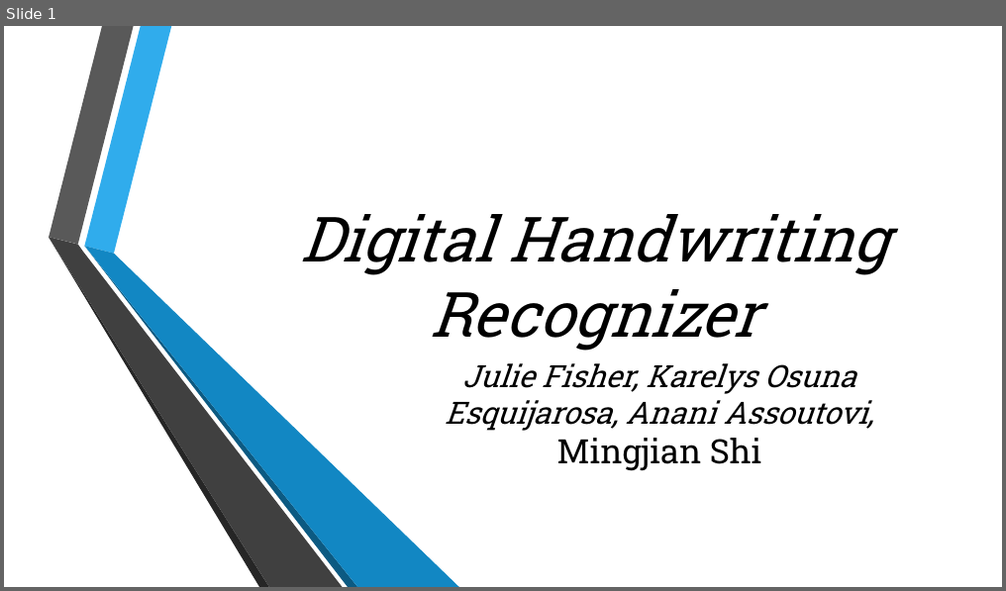
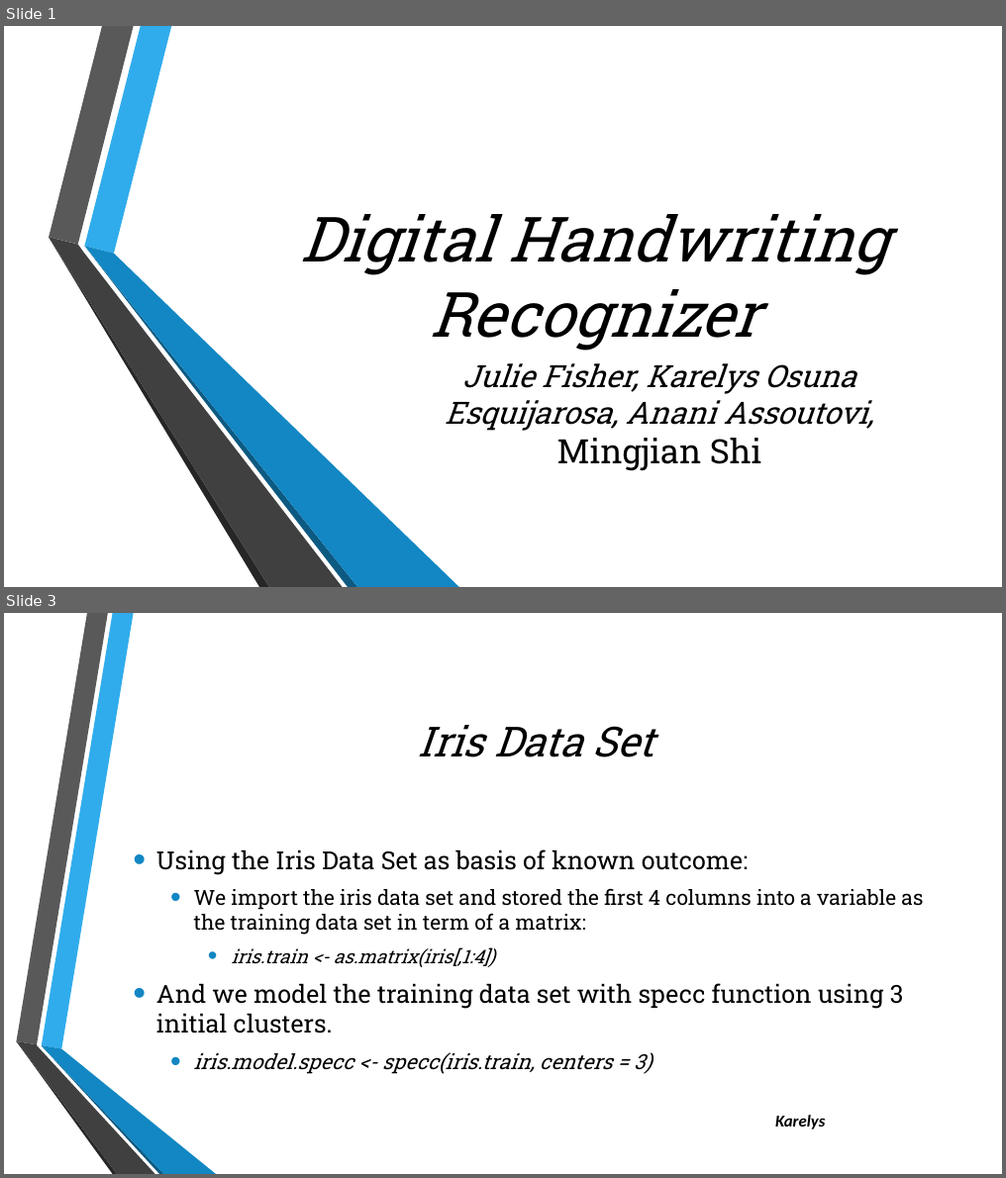
Before and after one commit to julielinx/Final-_Project, a slide deck: Presentation1.pptx. Shown one above the other, each under a label of ours: slide 1 before the commit, slides 1 and 3 after it; the slides between them are not shown. The pictures are 1006x591 and 1006x1178 pixels, drawn with LibreOffice and Linux fonts; fonts in the diff are those of the drawing; background and template pictures are left out. Boxes give left, top, right and bottom in pixels: in the first picture for what was removed or moved away, otherwise in the second. Text is boxed around its words. In the diff, an @@ line names an element or a change of style, - is before the commit and + after.

```diff
--- a/Presentation1.pptx
+++ b/Presentation1.pptx
@@ slide 3 added at box(4, 613, 1002, 1174), background picture (left out) @@
@@ title added at box(417, 725, 653, 758), 40 pt, text #000000, italic @@
+Iris Data Set
@@ text added at box(156, 850, 923, 1074), 20 pt, text #000000 @@
+• Using the Iris Data Set as basis of known outcome:
+  • We import the iris data set and stored the first 4 columns into a variable as the training data set in term of a matrix:
+    • iris.train <- as.matrix(iris[,1:4])
+• And we model the training data set with specc function using 3 initial clusters.
+  • iris.model.specc <- specc(iris.train, centers = 3)
@@ group added at box(16, 613, 216, 1174): 6 freeform shapes @@
@@ text added at box(775, 1115, 825, 1130), 16 pt, text #000000, bold, italic @@
+Karelys
```
Also in this commit, not shown: 5 slides changed, 7 other slides added.
